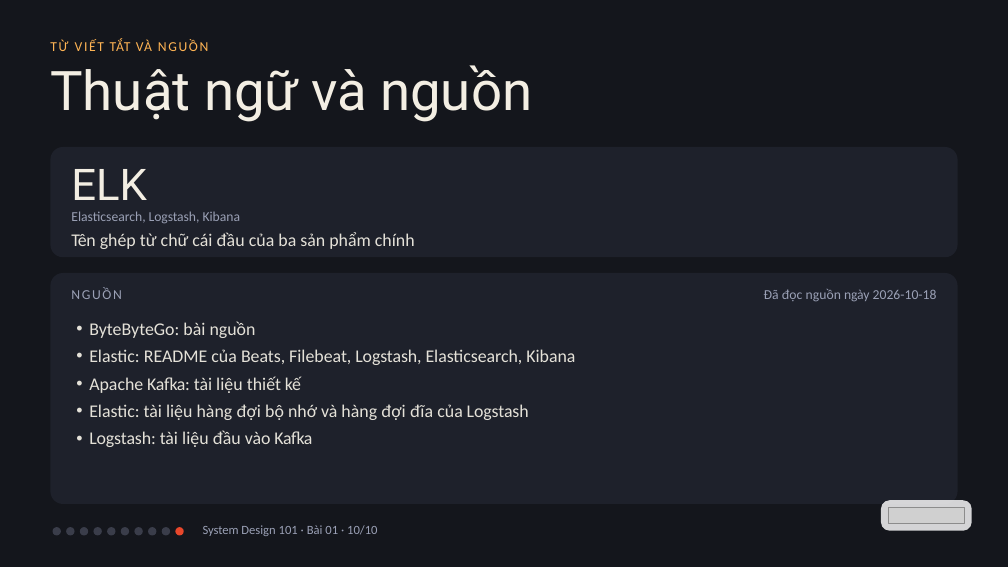
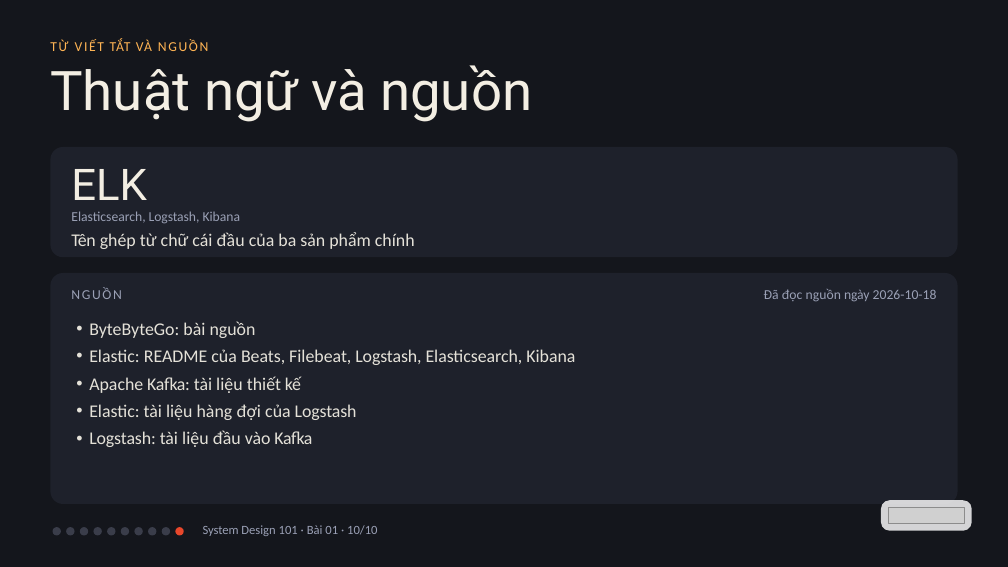
Before and after one commit to vohoailinh90/tool-marketing-studio, a slide deck: slide 10 of system-design-101/vi/lessons/sd-06-001/slides/sd-06-001.pptx. Drawn at 1008x567 pixels with LibreOffice and Linux fonts; fonts in the diff are those of the drawing; grey boxes stand for pictures. Boxes give left, top, right and bottom in pixels: in the first picture for what was removed or moved away, otherwise in the second. Text is boxed around its words. In the diff, an @@ line names an element or a change of style, - is before the commit and + after.

```diff
--- a/system-design-101/vi/lessons/sd-06-001/slides/sd-06-001.pptx
+++ b/system-design-101/vi/lessons/sd-06-001/slides/sd-06-001.pptx
@@ text at <box>89,404,357,420</box>: text changed @@
-• Elastic: tài liệu hàng đợi bộ nhớ và hàng đợi đĩa của Logstash
+• Elastic: tài liệu hàng đợi của Logstash
```
Also in this commit, not shown: 3 other slides changed, 1 other file.
